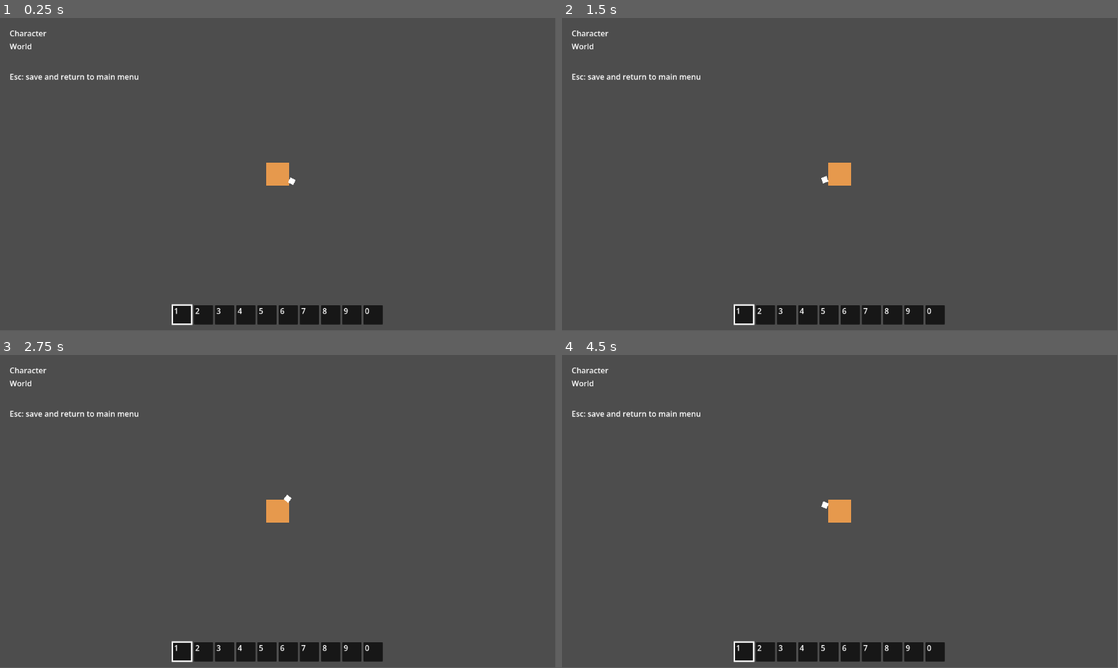
Above: before the commit, frames 1-4 (two rows, left to right).
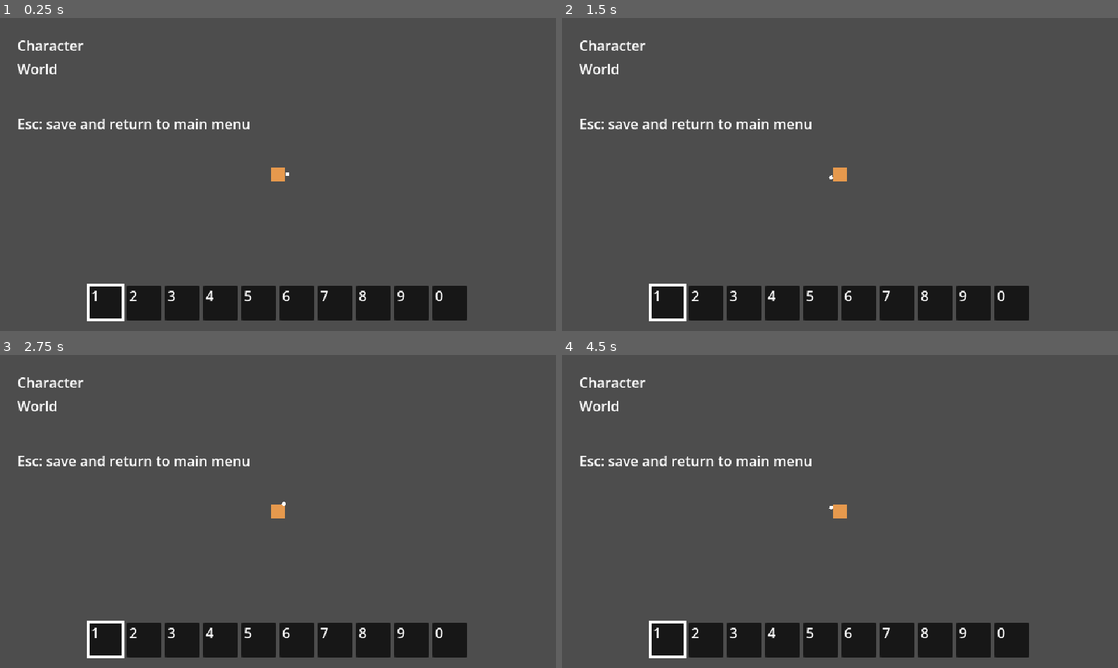
Above: after the commit, the same moments.

Repository: kimtuna/naru
Game: Godot game, scene res://world/game.tscn
The game is run twice, just before and just after one commit, with the same random seed, the same clock (stepped at 60 frames per second) and the same inputs. This scene is started directly instead of the project's main scene.
Inputs (mouse positions are in pixels of both pictures, inside the frame that each line leads up to):
- Up to frame 1 (0.25 s): no input
- Up to frame 2 (1.5 s): tap Enter at 0.5 s; move the mouse to (962, 158) at 0.52 s; hold D (move_right) 0.53-1.25 s; click (962, 158) at 0.6 s; tap Space at 1.25 s; drag from (728, 190) to (812, 237) at 1.27 s
- Up to frame 3 (2.75 s): tap Enter at 2 s; move the mouse to (333, 442) at 2.02 s; hold D (move_right) from 2.03 s (still down); hold Shift from 2.03 s (still down); click (333, 442) at 2.3 s
- Up to frame 4 (4.5 s): release D (move_right) at 2.75 s; release Shift at 2.75 s; tap Space at 2.75, 4.25 s; drag from (812, 574) to (673, 464) at 2.77 s; tap Enter at 3.5 s; move the mouse to (1006, 558) at 3.52 s; hold A (move_left) 3.53-4.25 s; tap Ctrl at 3.6 s; click (1006, 558) at 3.8 s; drag from (673, 464) to (756, 433) at 4.27 s
In our replay, the window is 799x449 before the commit and 800x450 after it. These sizes can differ from the game's own. Grey fills any space a smaller window leaves; there, only what the larger window draws over its background counts as a difference.

The runs differ from the first frame. In frame 1, 7.6% of the frame differs, in the area x 1-84%, y 4-99%; in frame 2, 7.6%; in frame 3, 7.6%; in frame 4, 7.6%.

Commit message:
G-010.1 기준 화면과 배율
G-010.1 기준 화면 640×360 · 정수 배율 · 검은 띠 · 카메라 확대 고정

Diff:
--- a/game/player/player.gd
+++ b/game/player/player.gd
@@ -17,6 +17,7 @@
 func _ready() -> void:
 	if tuning == null:
 		tuning = MovementTuning.load_default()
+	DisplayConfig.lock_camera(%Camera)
 
 
 func _physics_process(_delta: float) -> void:
--- a/game/player/player.tscn
+++ b/game/player/player.tscn
@@ -33,4 +33,3 @@
 
 [node name="Camera" type="Camera2D" parent="."]
 unique_name_in_owner = true
-zoom = Vector2(3, 3)
--- a/game/project.godot
+++ b/game/project.godot
@@ -13,6 +13,16 @@
 config/name="Naru"
 run/main_scene="res://ui/menu/main_menu.tscn"
 config/features=PackedStringArray("4.7", "GL Compatibility")
+
+[display]
+
+window/size/viewport_width=640
+window/size/viewport_height=360
+window/size/window_width_override=1280
+window/size/window_height_override=720
+window/stretch/mode="viewport"
+window/stretch/aspect="keep"
+window/stretch/scale_mode="integer"
 
 [rendering]
 
--- /dev/null
+++ b/game/settings/display/display_config.gd
@@ -0,0 +1,23 @@
+class_name DisplayConfig
+extends RefCounted
+## 화면 배율 수치 한 곳 (spec/01_settings/display.md).
+## 기준 화면 640×360 을 창에 맞춰 늘린다 — 보이는 월드 범위는 창 크기와 상관없이 같다 (PvP).
+## 실제 적용은 project.godot 의 [display] 가 한다. 이 파일과 값이 같아야 한다 (테스트가 본다).
+
+## 기준 화면 (게임 픽셀). 16px 타일로 가로 40칸 × 세로 22.5칸.
+const BASE_SIZE := Vector2i(640, 360)
+## 처음 뜨는 창 크기 — 기준 화면의 정수 배.
+const WINDOW_SIZE := Vector2i(1280, 720)
+## 늘리는 방식 — 기준 화면째로 그린 뒤 늘린다 (도트가 깨끗하다). UI · 글자도 같이 커진다.
+const STRETCH_MODE := "viewport"
+## 16:9 가 아니면 비율을 지키고 남는 곳은 검은 띠.
+const STRETCH_ASPECT := "keep"
+## 정수 배율을 먼저 쓴다 — 창이 기준 화면보다 작을 때만 엔진이 소수 배율로 줄인다.
+const STRETCH_SCALE_MODE := "integer"
+## 카메라 확대는 고정이다. 보이는 범위를 바꾸는 플레이어 설정을 두지 않는다.
+const CAMERA_ZOOM := Vector2.ONE
+
+
+## 카메라 확대를 고정 값으로 맞춘다.
+static func lock_camera(cam: Camera2D) -> void:
+	cam.zoom = CAMERA_ZOOM
--- /dev/null
+++ b/game/tests/settings/display/test_display_scale.gd
@@ -0,0 +1,227 @@
+extends GutTest
+## G-010 1단계 — 기준 화면 640×360 과 배율. 창 크기가 달라도 보이는 월드 범위가 같고,
+## 16:9 가 아니면 검은 띠, 글자 · UI 는 같은 비율로 커지며, 보이는 범위를 바꾸는 설정이 없다.
+
+const GAME := "res://world/game.tscn"
+const MAIN_MENU := "res://ui/menu/main_menu.tscn"
+const SETTINGS := "res://ui/menu/settings.tscn"
+const SEED := 20260917
+## 수용 기준의 창 크기들.
+const WINDOWS := [
+	Vector2i(1280, 720), Vector2i(1920, 1080), Vector2i(2560, 1440),
+	Vector2i(2560, 1080), Vector2i(1280, 800),
+]
+## 기준 화면 640×360 을 16px 타일로 본 칸 수.
+const VIEW_TILES := Vector2(40.0, 22.5)
+## 보이는 범위를 바꾸는 설정 · 조작을 가리키는 낱말 (이름 · 번역 키에 있으면 안 된다).
+const ZOOM_WORDS := ["zoom", "fov", "view_range", "viewrange", "view_distance", "camera"]
+
+var _root := ""
+var _saved_size := Vector2i.ZERO
+
+
+func before_each() -> void:
+	_root = OS.get_temp_dir().path_join("naru_test_display_%d_%d" % [Time.get_ticks_usec(), randi()])
+	Session.store = SaveStore.new(_root)
+	Session.clear()
+	Screens.simulate = true
+	_saved_size = get_tree().root.size
+
+
+func after_each() -> void:
+	get_tree().root.size = _saved_size
+	Screens.simulate = false
+	Session.store = SaveStore.new()
+	Session.clear()
+	for dir in [SaveConfig.CHARACTER_DIR, SaveConfig.WORLD_DIR]:
+		var p := _root.path_join(dir)
+		if DirAccess.dir_exists_absolute(p):
+			for f in DirAccess.get_files_at(p):
+				DirAccess.remove_absolute(p.path_join(f))
+			DirAccess.remove_absolute(p)
+	DirAccess.remove_absolute(_root)
+
+
+func _enter() -> GameScene:
+	var c := CharacterData.new()
+	c.name = "tester"
+	assert_eq(Session.store.save_character(0, c), OK)
+	var id := Session.store.create_world(WorldData.create("island", SEED))
+	Session.select_character(0)
+	Session.select_world(id)
+	return add_child_autofree((load(GAME) as PackedScene).instantiate())
+
+
+func _resize(size: Vector2i) -> void:
+	get_tree().root.size = size
+	await wait_process_frames(2)
+
+
+## 창(실제 픽셀)에서 게임 화면이 차지하는 사각형.
+func _content_rect_in_window() -> Rect2:
+	var root := get_tree().root
+	return root.get_final_transform() * root.get_visible_rect()
+
+
+## 지금 화면에 보이는 월드 사각형 (월드 픽셀).
+func _visible_world_rect() -> Rect2:
+	var vp := get_viewport()
+	return vp.get_canvas_transform().affine_inverse() * vp.get_visible_rect()
+
+
+func test_project_uses_base_screen_and_fixed_stretch() -> void:
+	assert_eq(DisplayConfig.BASE_SIZE, Vector2i(640, 360))
+	assert_eq(ProjectSettings.get_setting("display/window/size/viewport_width"), DisplayConfig.BASE_SIZE.x)
+	assert_eq(ProjectSettings.get_setting("display/window/size/viewport_height"), DisplayConfig.BASE_SIZE.y)
+	assert_eq(ProjectSettings.get_setting("display/window/size/window_width_override"), DisplayConfig.WINDOW_SIZE.x)
+	assert_eq(ProjectSettings.get_setting("display/window/size/window_height_override"), DisplayConfig.WINDOW_SIZE.y)
+	assert_eq(ProjectSettings.get_setting("display/window/stretch/mode"), DisplayConfig.STRETCH_MODE)
+	assert_eq(ProjectSettings.get_setting("display/window/stretch/aspect"), DisplayConfig.STRETCH_ASPECT)
+	assert_eq(ProjectSettings.get_setting("display/window/stretch/scale_mode"), DisplayConfig.STRETCH_SCALE_MODE)
+	# 실제 창에 적용됐는지.
+	var root := get_tree().root
+	assert_eq(root.content_scale_size, DisplayConfig.BASE_SIZE)
+	assert_eq(root.content_scale_mode, Window.CONTENT_SCALE_MODE_VIEWPORT)
+	assert_eq(root.content_scale_aspect, Window.CONTENT_SCALE_ASPECT_KEEP)
+	assert_eq(root.content_scale_stretch, Window.CONTENT_SCALE_STRETCH_INTEGER)
+
+
+func test_visible_world_range_is_same_for_every_window_size() -> void:
+	var game := _enter()
+	await wait_process_frames(2)
+	var tile := float(game.island_view().tile_px())
+	assert_eq(tile, 16.0)
+	var cam := game.player().camera()
+	assert_eq(get_viewport().get_camera_2d(), cam)
+	for size in WINDOWS:
+		await _resize(size)
+		assert_eq(get_tree().root.size, size, "window size not applied")
+		var world := _visible_world_rect()
+		assert_eq(world.size / tile, VIEW_TILES, "window %s sees %s tiles" % [size, world.size / tile])
+		assert_eq(cam.zoom, DisplayConfig.CAMERA_ZOOM, "camera zoom changed at %s" % size)
+		# 섬 조각도 같은 범위 기준으로 만든다.
+		assert_eq(game.island_view().visible_half_extent(), world.size / 2.0)
+
+
+func test_16_9_windows_fill_with_integer_scale_and_no_bars() -> void:
+	for size in [Vector2i(1280, 720), Vector2i(1920, 1080), Vector2i(2560, 1440)]:
+		await _resize(size)
+		var rect := _content_rect_in_window()
+		assert_eq(rect, Rect2(Vector2.ZERO, Vector2(size)), "window %s content %s" % [size, rect])
+		var scale := get_tree().root.get_final_transform().get_scale()
+		assert_eq(scale, Vector2.ONE * (size.x / 640), "window %s scale %s" % [size, scale])
+
+
+func test_non_16_9_windows_get_black_bars_not_more_view() -> void:
+	# 2560×1080 → 3배 (1920×1080) + 좌우 320 띠 · 1280×800 → 2배 (1280×720) + 위아래 40 띠.
+	var cases := {
+		Vector2i(2560, 1080): Rect2(320, 0, 1920, 1080),
+		Vector2i(1280, 800): Rect2(0, 40, 1280, 720),
+	}
+	for size in cases:
+		await _resize(size)
+		var rect := _content_rect_in_window()
+		assert_eq(rect, cases[size], "window %s content %s" % [size, rect])
+		# 비율은 16:9 그대로 — 남는 곳은 게임이 그리지 않는 띠다.
+		assert_almost_eq(rect.size.x / rect.size.y, 16.0 / 9.0, 0.0001)
+		assert_true(Rect2(Vector2.ZERO, Vector2(size)).encloses(rect))
+		assert_gt(float(size.x * size.y), rect.get_area(), "no bars at %s" % size)
+		# 게임 화면 크기는 기준 화면 그대로 — 옆이나 위아래가 더 보이지 않는다.
+		assert_eq(get_viewport().get_visible_rect().size, Vector2(640, 360))
+	# 띠는 검은색이다 — 기본 배경색이 아니라 엔진이 띠를 비워 둔다 (viewport 모드는 늘 검다).
+	assert_eq(get_tree().root.content_scale_mode, Window.CONTENT_SCALE_MODE_VIEWPORT)
+
+
+func test_text_and_ui_scale_with_window() -> void:
+	var menu: Control = add_child_autofree((load(MAIN_MENU) as PackedScene).instantiate())
+	var title := menu.get_node("Title") as Label
+	var start := menu.get_node("%Start") as Button
+	var base := {}
+	for size in WINDOWS:
+		await _resize(size)
+		# 기준 화면 안에서의 배치는 창 크기와 상관없이 같다.
+		assert_eq(menu.size, Vector2(640, 360), "menu not laid out on base screen at %s" % size)
+		var final := get_tree().root.get_final_transform()
+		var k := final.get_scale().x
+		var content := _content_rect_in_window()
+		for c: Control in [title, start]:
+			var on_window: Rect2 = final * c.get_global_rect()
+			var font_px: float = c.get_theme_font_size("font_size") * k
+			if not base.has(c):
+				base[c] = {"rect": c.get_global_rect(), "font": c.get_theme_font_size("font_size")}
+			assert_eq(c.get_global_rect(), base[c]["rect"], "%s moved in base screen at %s" % [c.name, size])
+			# 창에서 보면 화면과 같은 비율로 커진다 — 화면 대비 크기 · 위치가 같다.
+			assert_almost_eq(on_window.size.x / content.size.x, base[c]["rect"].size.x / 640.0, 0.0001)
+			assert_almost_eq(on_window.size.y / content.size.y, base[c]["rect"].size.y / 360.0, 0.0001)
+			assert_almost_eq((on_window.position.x - content.position.x) / content.size.x,
+				base[c]["rect"].position.x / 640.0, 0.0001)
+			assert_almost_eq(font_px / content.size.y, float(base[c]["font"]) / 360.0, 0.0001,
+				"%s text shrinks relative to window at %s" % [c.name, size])
+	# 1280×720 → 2560×1440 이면 글자도 정확히 두 배.
+	await _resize(Vector2i(1280, 720))
+	var small := (get_tree().root.get_final_transform() * title.get_global_rect()).size
+	await _resize(Vector2i(2560, 1440))
+	var big := (get_tree().root.get_final_transform() * title.get_global_rect()).size
+	assert_eq(big, small * 2.0)
+
+
+func test_no_input_action_changes_view_range() -> void:
+	for action in InputMap.get_actions():
+		var a := String(action).to_lower()
+		if a.begins_with("ui_"):
+			continue
+		for w in ZOOM_WORDS:
+			assert_false(a.contains(w), "input action %s looks like a view-range control" % action)
+
+
+func test_wheel_and_zoom_keys_do_not_change_camera() -> void:
+	var game := _enter()
+	await wait_process_frames(2)
+	var cam := game.player().camera()
+	var before := _visible_world_rect().size
+	var events: Array[InputEvent] = []
+	for b in [MOUSE_BUTTON_WHEEL_UP, MOUSE_BUTTON_WHEEL_DOWN]:
+		for ctrl in [false, true]:
+			var ev := InputEventMouseButton.new()
+			ev.button_index = b
+			ev.pressed = true
+			ev.ctrl_pressed = ctrl
+			ev.position = Vector2(320, 180)
+			events.append(ev)
+	for k in [KEY_EQUAL, KEY_MINUS, KEY_KP_ADD, KEY_KP_SUBTRACT, KEY_PAGEUP, KEY_PAGEDOWN]:
+		var ev := InputEventKey.new()
+		ev.keycode = k
+		ev.physical_keycode = k
+		ev.pressed = true
+		events.append(ev)
+	for ev in events:
+		Input.parse_input_event(ev)
+		Input.flush_buffered_events()
+		await wait_process_frames(1)
+		var up := ev.duplicate() as InputEvent
+		up.set("pressed", false)
+		Input.parse_input_event(up)
+		Input.flush_buffered_events()
+		await wait_process_frames(1)
+		assert_eq(cam.zoom, DisplayConfig.CAMERA_ZOOM, "zoom changed by %s" % ev.as_text())
+	assert_eq(_visible_world_rect().size, before)
+
+
+func test_settings_screen_has_no_view_range_option() -> void:
+	var screen: Control = add_child_autofree((load(SETTINGS) as PackedScene).instantiate())
+	await wait_process_frames(1)
+	var nodes: Array[Node] = [screen]
+	nodes.append_array(screen.find_children("*", "", true, false))
+	for n in nodes:
+		var texts := [String(n.name).to_lower()]
+		if n is Label or n is Button:
+			texts.append(String(n.text).to_lower())
+		for t in texts:
+			for w in ZOOM_WORDS:
+				assert_false(t.contains(w), "settings node %s looks like a view-range option" % n.name)
+	# 번역 파일에도 보이는 범위 설정용 글자가 없다.
+	for path in ["res://i18n/ko.po", "res://i18n/en.po"]:
+		var body := FileAccess.get_file_as_string(path).to_lower()
+		assert_ne(body, "", "cannot read " + path)
+		for w in ["zoom", "fov", "줌", "시야", "확대"]:
+			assert_false(body.contains(w), "%s has a view-range string (%s)" % [path, w])
Not shown, added: game/settings/display/display_config.gd.uid
Not shown, added: game/tests/settings/display/test_display_scale.gd.uid
